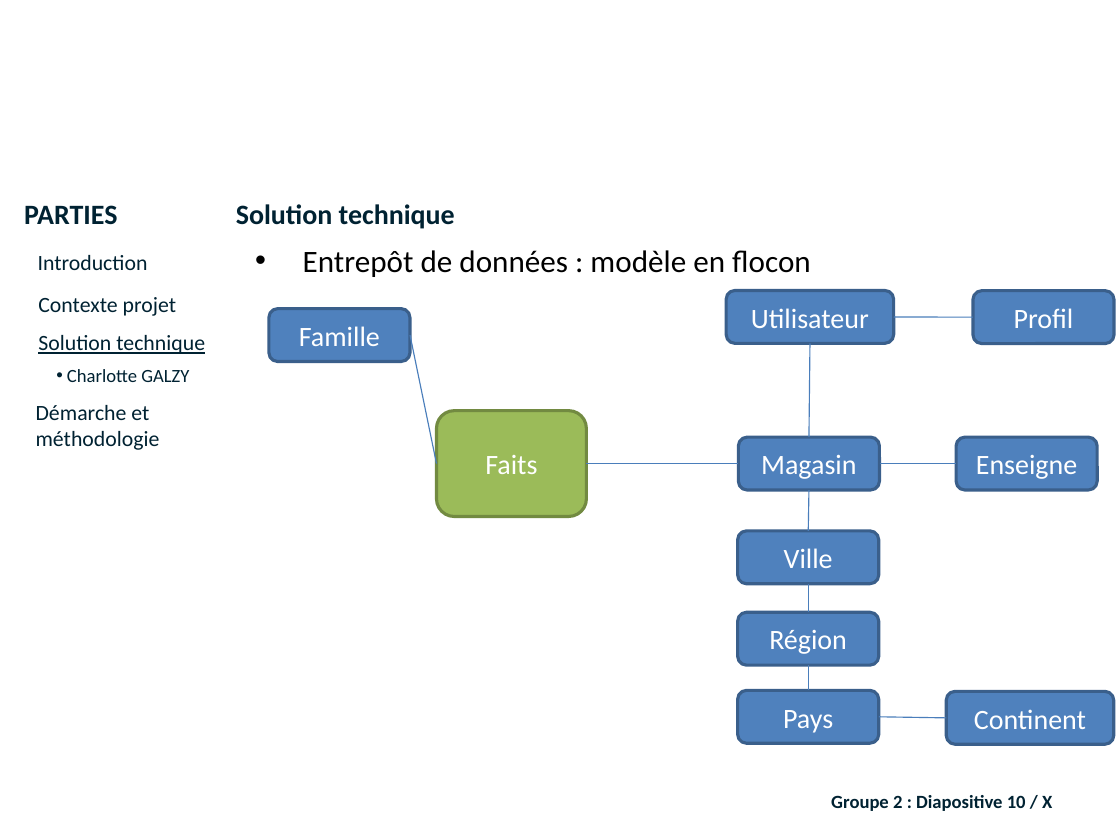
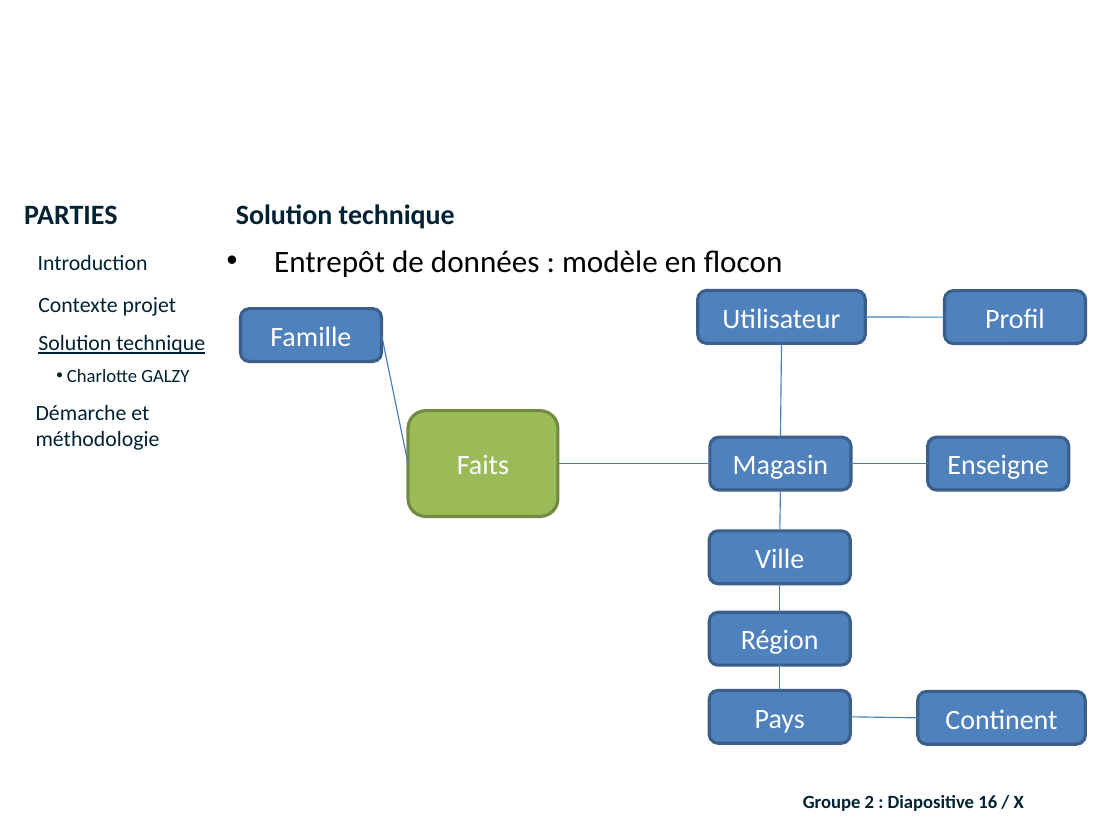
Before and after one commit to lobtec/dartiesgroupe2, a slide deck: slide 16 of PROJET/Soutenance Finale/Présentation finale.pptx (slide 10 before the commit). Drawn at 1120x840 pixels with LibreOffice and Linux fonts; fonts in the diff are those of the drawing; background and template pictures are left out. Boxes give left, top, right and bottom in pixels: in the first picture for what was removed or moved away, otherwise in the second. Text is boxed around its words. In the diff, an @@ line names an element or a change of style, - is before the commit and + after.

```diff
--- a/PROJET/Soutenance Finale/Présentation finale.pptx
+++ b/PROJET/Soutenance Finale/Présentation finale.pptx
@@ 10 rounded rectangles, 9 lines, 1 text: place and size @@
-10 rounded rectangles, 9 lines, 1 text at (269,250,1114,744)
+10 rounded rectangles, 9 lines, 1 text at (241,250,1085,744)
@@ text at (803,795,1024,811): text changed @@
-Groupe 2 : Diapositive 10 / X
+Groupe 2 : Diapositive 16 / X
```
Also in this commit, not shown: 12 other slides changed, 48 slides added, 2 slides removed.
